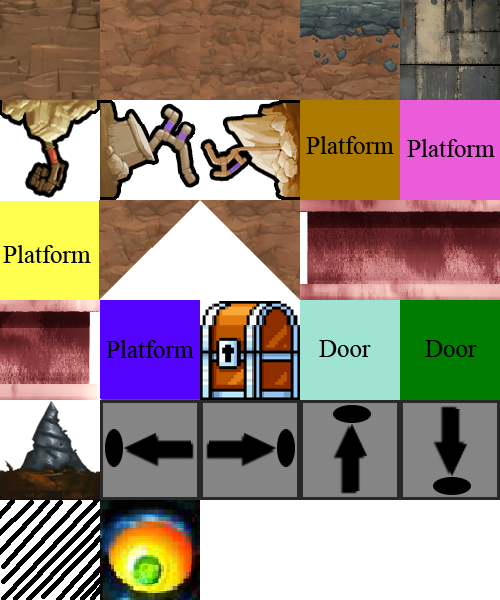
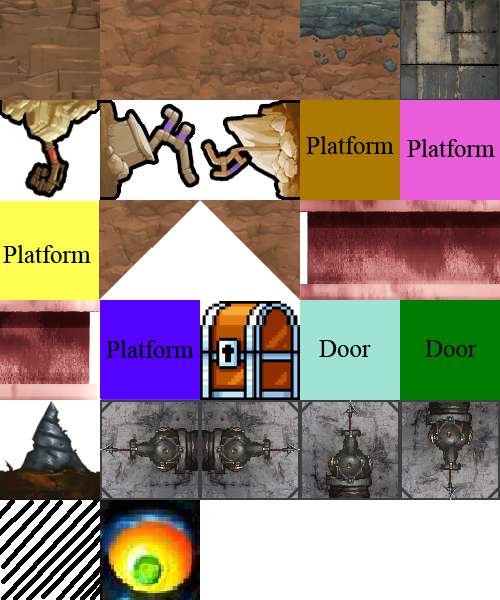
The second 500x600 image is a revision of the first. Changes to its layers:
added layer "NEW ARROW UP copy 3" above "NEW ARROW UP copy 2" over [100, 400, 200, 500]
added layer "NEW ARROW UP copy 2" above "NEW ARROW UP copy" over [200, 400, 300, 500]
added layer "NEW ARROW UP copy" above "NEW ARROW UP" over [400, 400, 500, 500]
added layer "NEW ARROW UP" above "Layer 7" over [300, 400, 400, 500]
painted on "Metal-Texture-3" over [400, 0, 500, 100]
added layer "Rectangle 2" above "Layer 5 copy 3" over [400, 0, 500, 100]
hid "arrow tile down" over [400, 400, 500, 500]
hid "Arrowtile right" over [200, 400, 300, 500]
hid "arrwtile left" over [100, 400, 200, 500]
